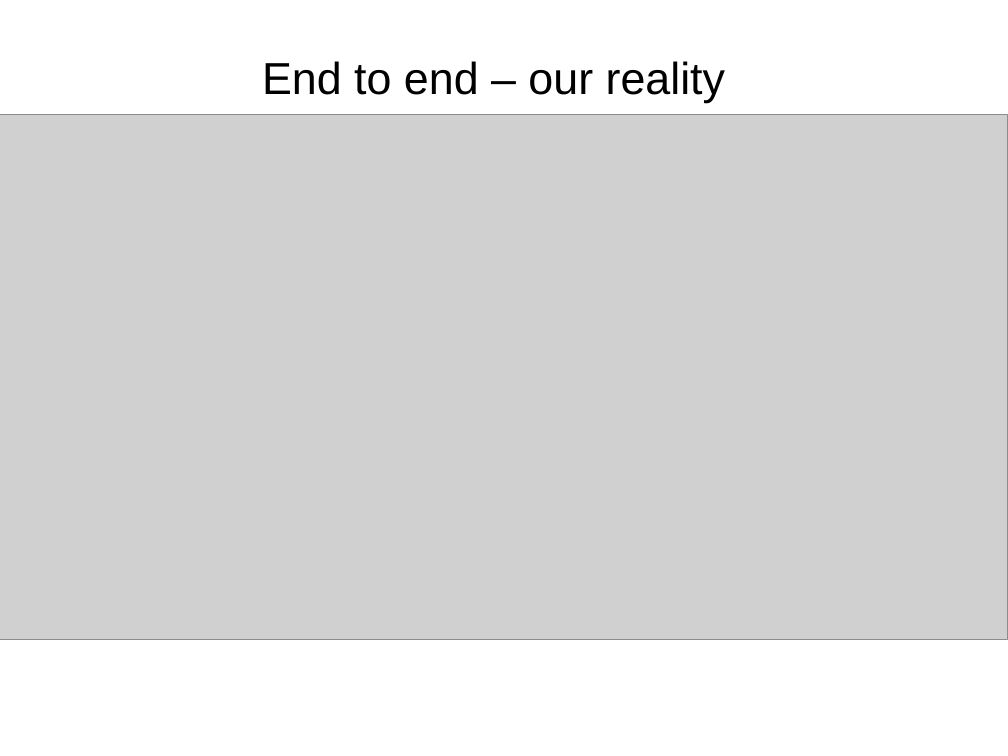
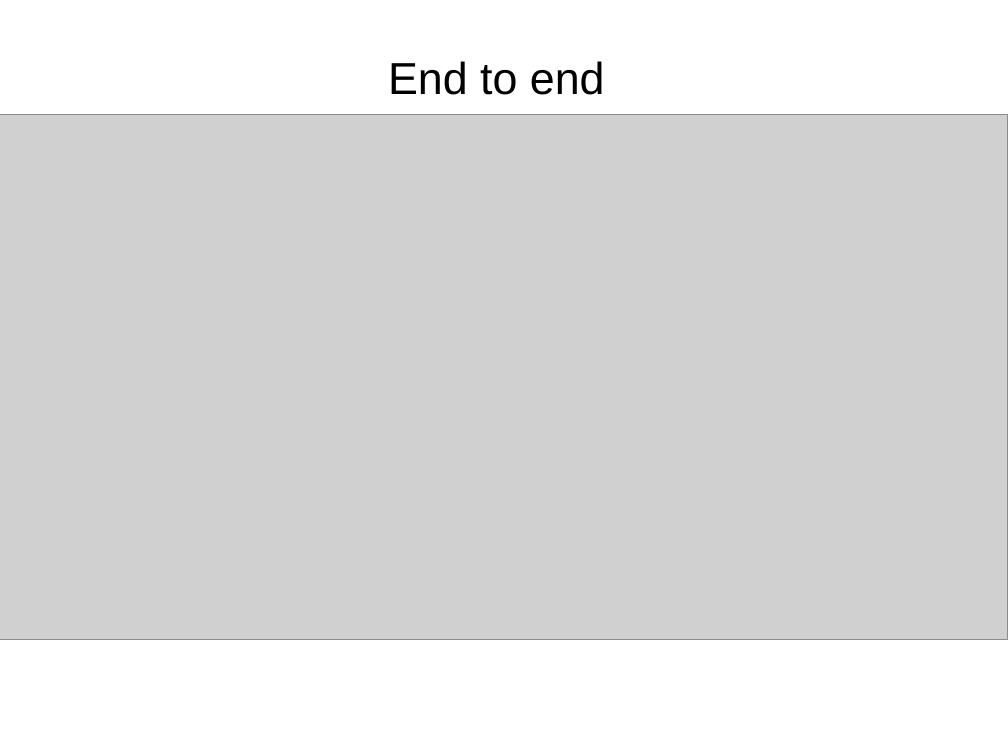
Before and after one commit to armenzg/playground, a slide deck: slide 8 of mozilla/slides/presentations/RelEng-newhire-brownbag-april2011.ppt (slide 7 before the commit). Drawn at 1008x756 pixels with LibreOffice and Linux fonts; fonts in the diff are those of the drawing; grey boxes stand for pictures. Boxes give left, top, right and bottom in pixels: in the first picture for what was removed or moved away, otherwise in the second. Text is boxed around its words. In the diff, an @@ line names an element or a change of style, - is before the commit and + after.

```diff
--- a/mozilla/slides/presentations/RelEng-newhire-brownbag-april2011.ppt
+++ b/mozilla/slides/presentations/RelEng-newhire-brownbag-april2011.ppt
@@ text "End to end" at box(388, 61, 605, 95): vertical alignment top to middle @@
@@ text at box(388, 61, 605, 95): text changed @@
-End to end – our reality
+End to end
```
Also in this commit, not shown: 8 other slides changed, 5 slides added, 5 slides removed.
